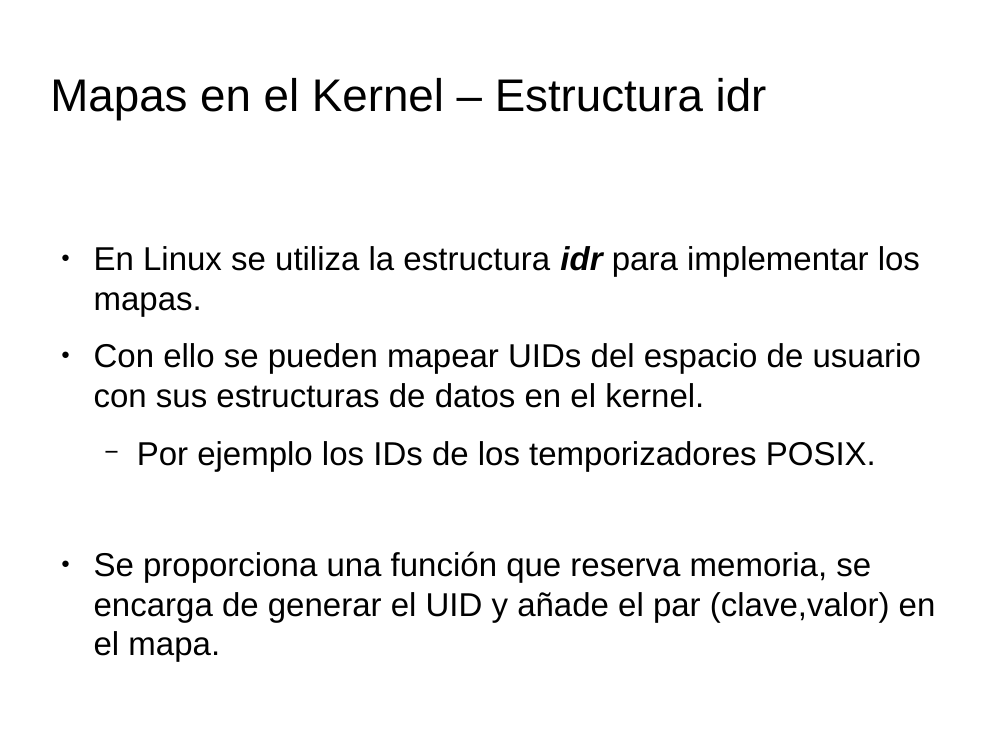
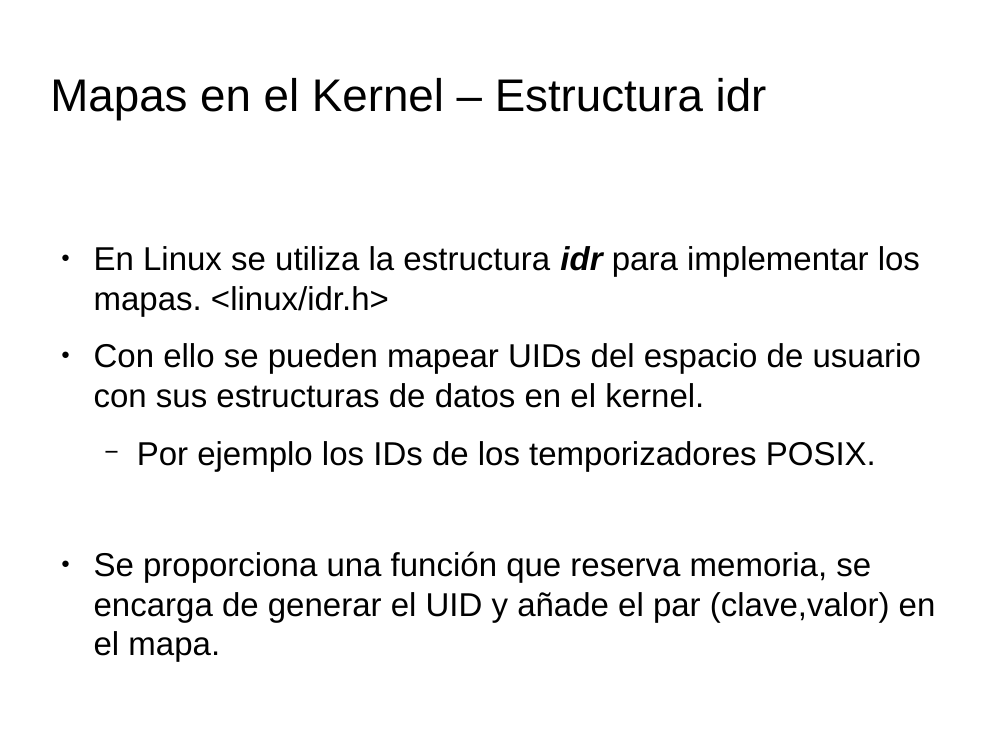
Before and after one commit to tombe85/lin, a slide deck: slide 7 of presentacion/EstructurasDeDatosKernel.odp. Drawn at 1008x756 pixels with LibreOffice and Linux fonts; fonts in the diff are those of the drawing; background and template pictures are left out. Boxes give left, top, right and bottom in pixels: in the first picture for what was removed or moved away, otherwise in the second. Text is boxed around its words. In the diff, an @@ line names an element or a change of style, - is before the commit and + after.

Commit message:
Avances presentación árboles

```diff
--- a/presentacion/EstructurasDeDatosKernel.odp
+++ b/presentacion/EstructurasDeDatosKernel.odp
@@ text at <box>94,246,920,316</box>: text changed @@
-● En Linux se utiliza la estructura idr para implementar los mapas.
+● En Linux se utiliza la estructura idr para implementar los mapas. <linux/idr.h>
```
Also in this commit, not shown: 2 other files.
